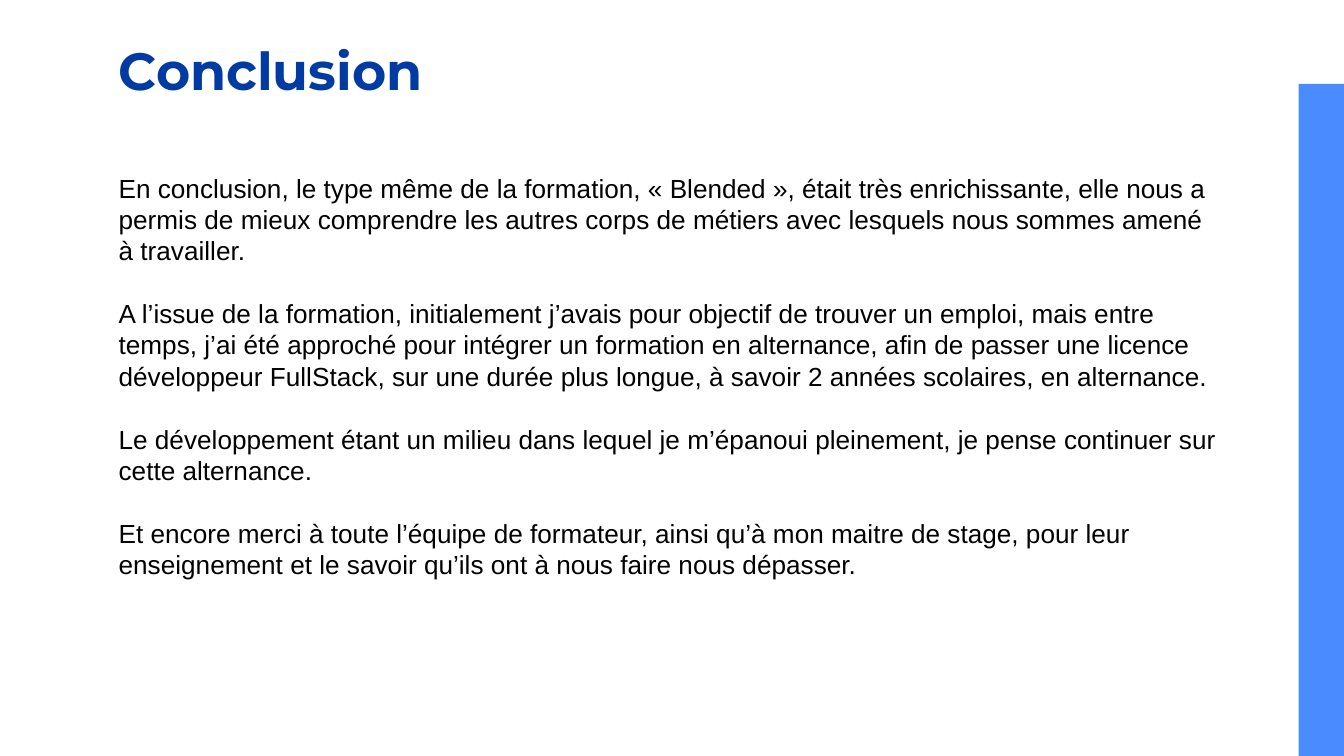
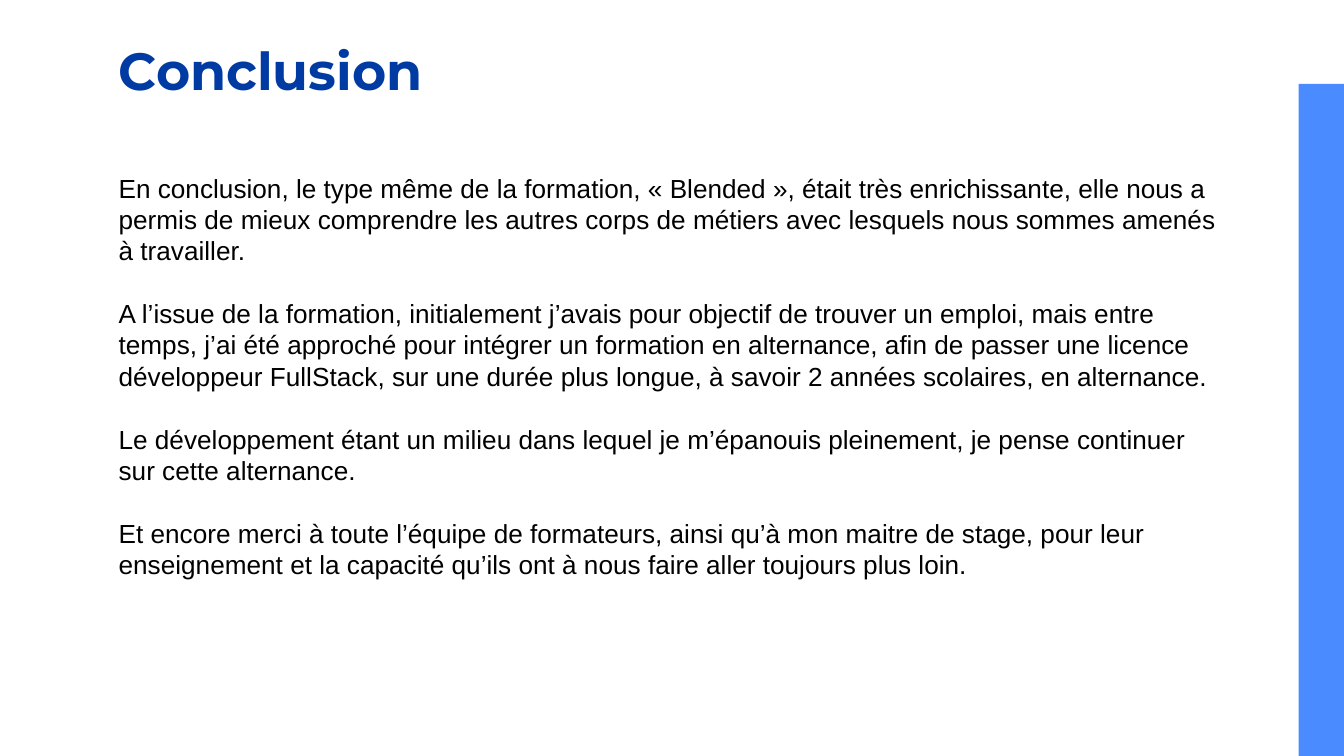
Before and after one commit to erbossu/Titre-DWWM-2021, a slide deck: slide 38 of Présentation DWWM v2.pptx. Drawn at 1344x756 pixels with LibreOffice and Linux fonts; fonts in the diff are those of the drawing. Boxes give left, top, right and bottom in pixels: in the first picture for what was removed or moved away, otherwise in the second. Text is boxed around its words. In the diff, an @@ line names an element or a change of style, - is before the commit and + after.

```diff
--- a/Présentation DWWM v2.pptx
+++ b/Présentation DWWM v2.pptx
@@ text at <box>119,178,1215,261</box>: text changed @@
-En conclusion, le type même de la formation, « Blended », était très enrichissante, elle nous a permis de mieux comprendre les autres corps de métiers avec lesquels nous sommes amené à travailler.
+En conclusion, le type même de la formation, « Blended », était très enrichissante, elle nous a permis de mieux comprendre les autres corps de métiers avec lesquels nous sommes amenés à travailler.
@@ text at <box>119,429,1185,580</box>: text changed @@
-Le développement étant un milieu dans lequel je m’épanoui pleinement, je pense continuer sur cette alternance.
-Et encore merci à toute l’équipe de formateur, ainsi qu’à mon maitre de stage, pour leur enseignement et le savoir qu’ils ont à nous faire nous dépasser.
+Le développement étant un milieu dans lequel je m’épanouis pleinement, je pense continuer sur cette alternance.
+Et encore merci à toute l’équipe de formateurs, ainsi qu’à mon maitre de stage, pour leur enseignement et la capacité qu’ils ont à nous faire aller toujours plus loin.
```
Also in this commit, not shown: 3 other slides changed, 2 other files.
